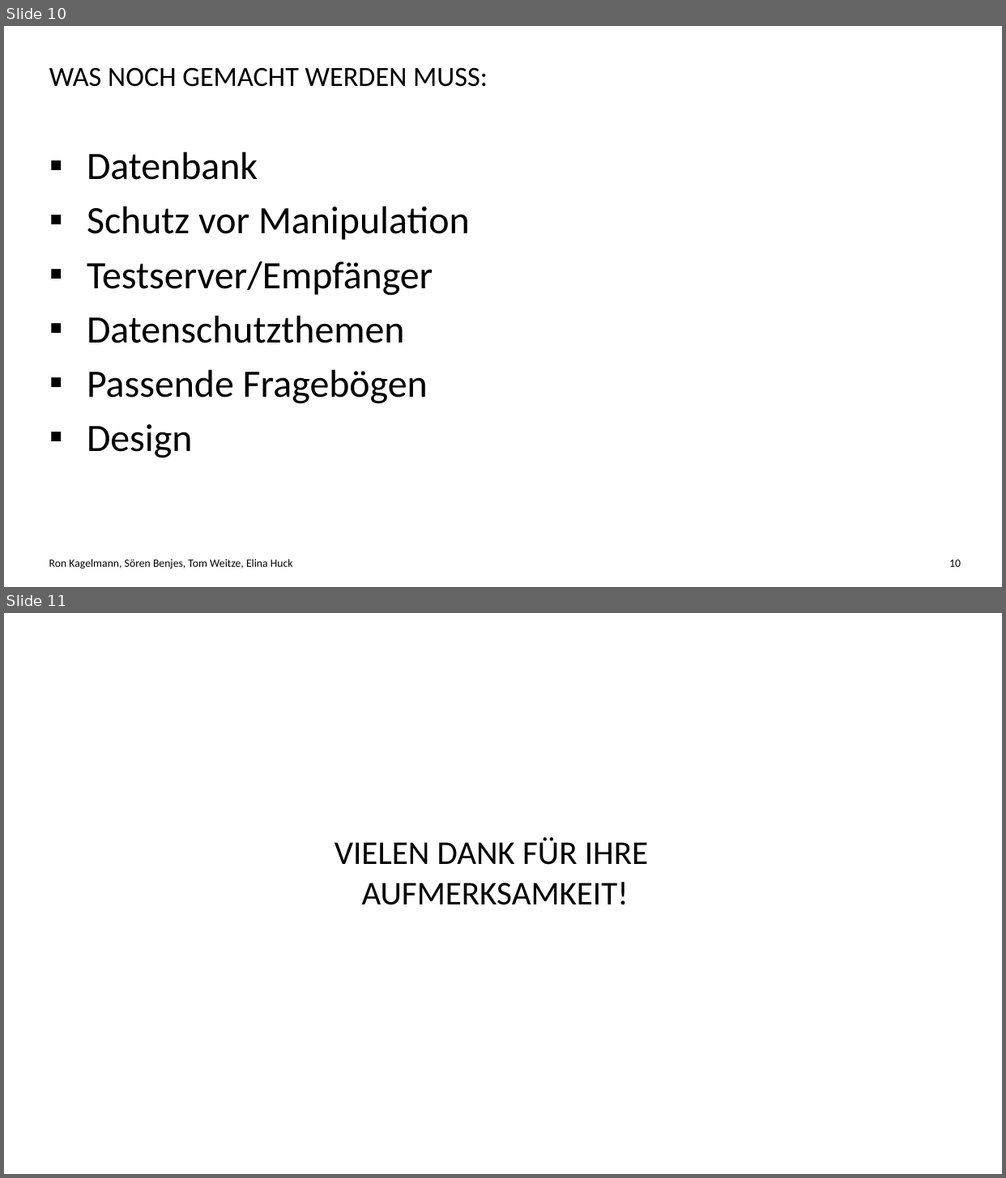
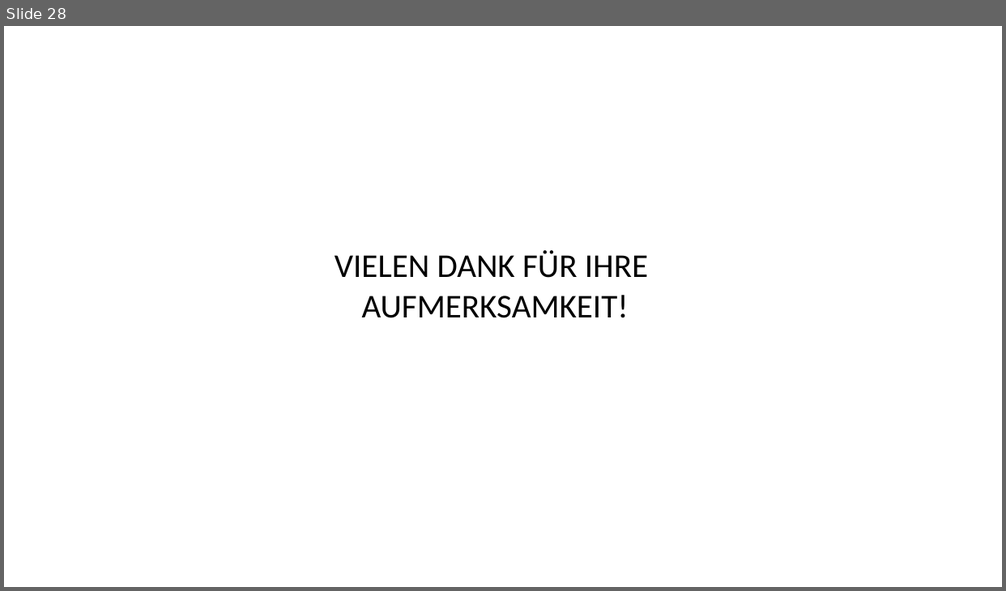
Before and after one commit to Elinuschka/H-DSkript, a slide deck: Candidate Accessment System.pptx. Shown one above the other, each under a label of ours: slides 10 and 11 before the commit, slide 28 after it. The pictures are 1006x1178 and 1006x591 pixels, drawn with LibreOffice and Linux fonts; fonts in the diff are those of the drawing; background and template pictures are left out. Boxes give left, top, right and bottom in pixels: in the first picture for what was removed or moved away, otherwise in the second. Text is boxed around its words. In the diff, an @@ line names an element or a change of style, - is before the commit and + after.

```diff
--- a/Candidate Accessment System.pptx
+++ b/Candidate Accessment System.pptx
@@ slide 10 removed at box(4, 26, 1002, 587), background #FFFFFF @@
@@ title removed at box(49, 67, 488, 87) @@
-WAS NOCH GEMACHT WERDEN MUSS:
@@ text removed at box(87, 152, 470, 459) @@
-▪ Datenbank
-▪ Schutz vor Manipulation
-▪ Testserver/Empfänger
-▪ Datenschutzthemen
-▪ Passende Fragebögen
-▪ Design
@@ text removed at box(49, 559, 293, 570) @@
-Ron Kagelmann, Sören Benjes, Tom Weitze, Elina Huck
@@ page number removed at box(949, 560, 961, 567) @@
-10
@@ what was slide 11 is now slide 28 @@
```
Also in this commit, not shown: 2 slides changed, 24 slides added, 6 other slides removed.
